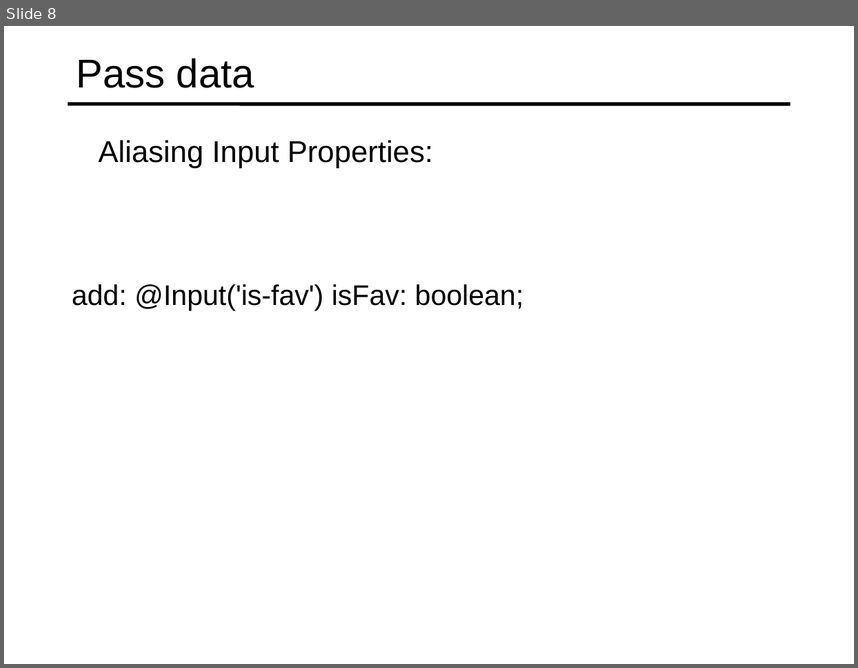
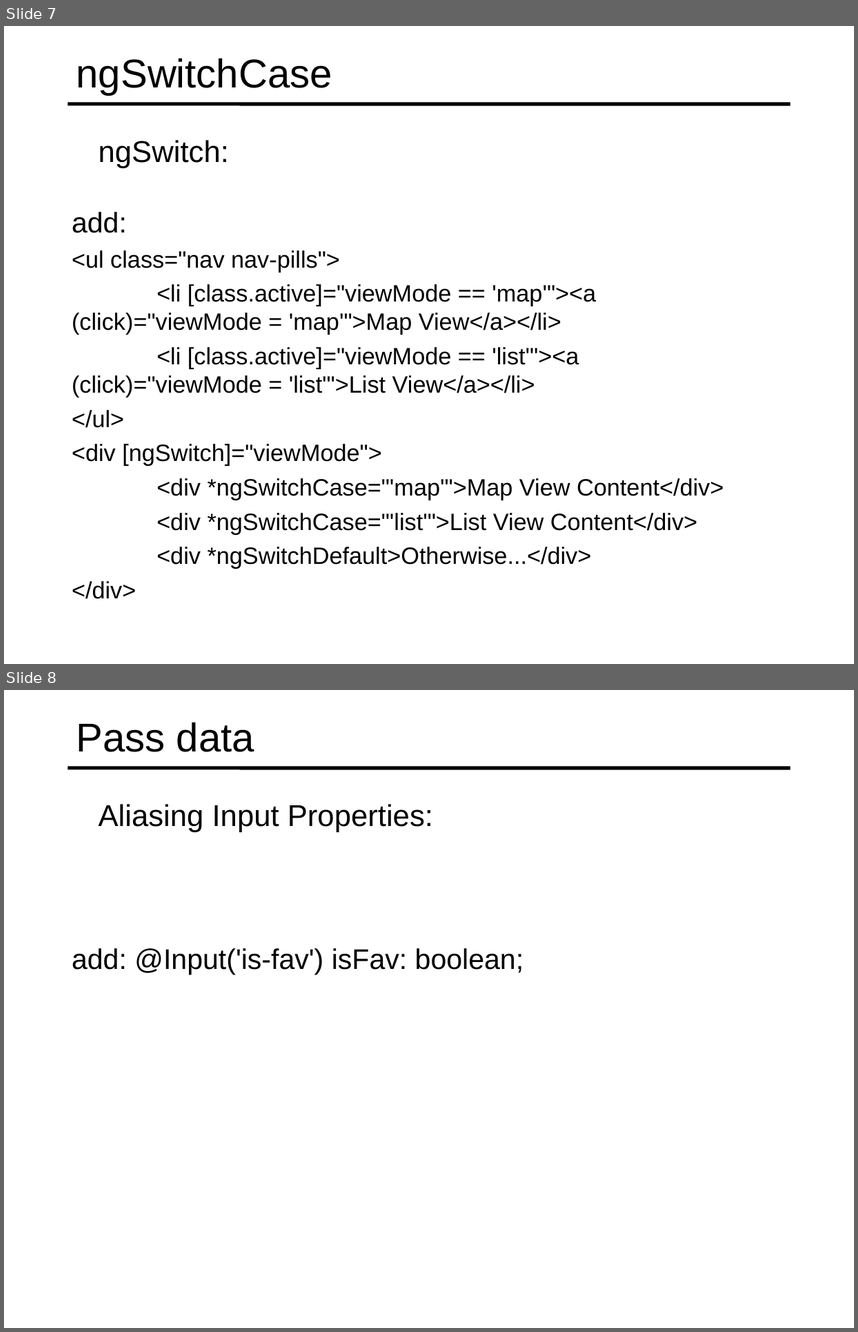
Before and after one commit to specter01wj/Jago_Link_Training, a slide deck: Angular/Angular7/Angular Advanced Course/Essentials/4.Directives/L4_Directives.ppt. Shown one above the other, each under a label of ours: slide 8 before the commit, slides 7 and 8 after it. The pictures are 858x668 and 858x1332 pixels, drawn with LibreOffice and Linux fonts; fonts in the diff are those of the drawing. Boxes give left, top, right and bottom in pixels: in the first picture for what was removed or moved away, otherwise in the second. Text is boxed around its words. In the diff, an @@ line names an element or a change of style, - is before the commit and + after.

Commit message:
10/14/2019 v1

```diff
--- a/Angular/Angular7/Angular Advanced Course/Essentials/4.Directives/L4_Directives.ppt
+++ b/Angular/Angular7/Angular Advanced Course/Essentials/4.Directives/L4_Directives.ppt
@@ slide 7 added at [4, 26, 854, 664], background #FFFFFF; not listed: 1 template element that a slide beside it also shows @@
@@ title added at [76, 58, 332, 95], 34 pt, text #000000 @@
+ngSwitchCase
@@ text added at [99, 140, 229, 168], 25.5 pt, text #000000 @@
+  ngSwitch:
@@ text added at [72, 212, 724, 599], 20 pt, text #000000 @@
+  add:
+  <ul class="nav nav-pills">
+  <li [class.active]="viewMode == 'map'"><a (click)="viewMode = 'map'">Map View</a></li>
+  <li [class.active]="viewMode == 'list'"><a (click)="viewMode = 'list'">List View</a></li>
+  </ul>
+  <div [ngSwitch]="viewMode">
+  <div *ngSwitchCase="'map'">Map View Content</div>
+  <div *ngSwitchCase="'list'">List View Content</div>
+  <div *ngSwitchDefault>Otherwise...</div>
+  </div>
```
Also in this commit, not shown: 1 slide removed.
